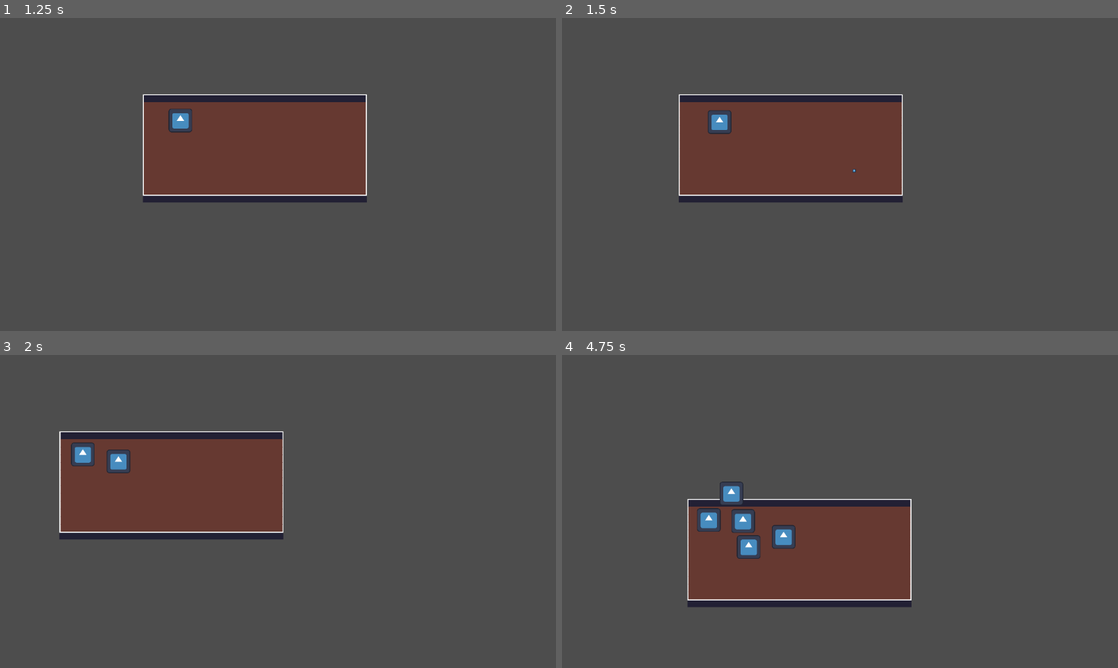
Above: before the commit, frames 1-4 (two rows, left to right).
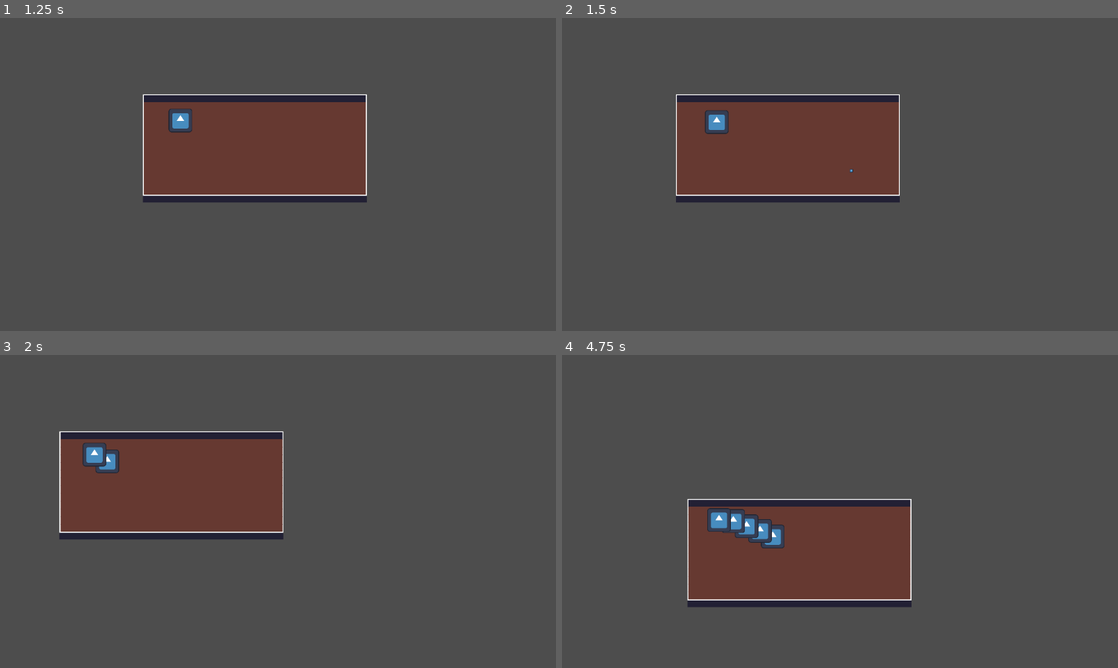
Above: after the commit, the same moments.

Repository: adel-bensalem/shooter
Game: Godot game, scene res://root.tscn
Same seed, same stepped clock (60 frames per second), same inputs: the game is played once before the commit and once after it. The engine's default icon, where the game draws it, is replaced by a stand-in: a white triangle on a blue panel in a dark square.
Inputs (mouse positions are in pixels of both pictures, inside the frame that each line leads up to):
- Up to frame 1 (1.25 s): click "Start" at 0.5 s
- Up to frame 2 (1.5 s): tap Enter at 1.25 s; move the mouse to (962, 158) at 1.27 s; hold Right (move_right) from 1.28 s (still down); click (962, 158) at 1.35 s
- Up to frame 3 (2 s): keep holding Right (move_right)
- Up to frame 4 (4.75 s): move the mouse to (728, 527) at 2.02 s; release Right (move_right) at 2.03 s; hold Down (move_down) 2.03-2.78 s; click (728, 527) at 2.1 s; move the mouse to (895, 442) at 2.77 s; hold Right (move_right) 2.78-3.53 s; click (895, 442) at 2.85 s; move the mouse to (812, 574) at 3.52 s; hold Up (move_up) 3.53-4.28 s; click (812, 574) at 3.6 s; move the mouse to (1006, 558) at 4.27 s; hold Left (move_left) from 4.28 s (still down); click (1006, 558) at 4.35 s

Frame 1 is identical in both runs. In frame 2, 0.7% of the frame differs, in the area x 20-62%, y 24-59%; in frame 3, 0.7%; in frame 4, 1.6%, in the area x 24-42%, y 40-66%.

Commit message:
update collision layers

Diff:
--- a/common/bullet/bullet.tscn
+++ b/common/bullet/bullet.tscn
@@ -7,6 +7,8 @@
 size = Vector2(8, 7.5)
 
 [node name="Bullet" type="CharacterBody2D"]
+collision_layer = 8
+collision_mask = 5
 script = ExtResource("1_w3iwt")
 
 [node name="Sprite2D" type="Sprite2D" parent="."]
--- a/common/enemy/enemy.tscn
+++ b/common/enemy/enemy.tscn
@@ -7,6 +7,8 @@
 size = Vector2(50.5, 52)
 
 [node name="Enemy" type="CharacterBody2D"]
+collision_layer = 4
+collision_mask = 11
 script = ExtResource("1_ewsu0")
 
 [node name="Sprite2D" type="Sprite2D" parent="."]
--- a/common/player/player.tscn
+++ b/common/player/player.tscn
@@ -6,6 +6,8 @@
 size = Vector2(17, 16)
 
 [node name="Player" type="CharacterBody2D"]
+collision_layer = 2
+collision_mask = 5
 script = ExtResource("1_gi2mb")
 
 [node name="CollisionShape2D" type="CollisionShape2D" parent="."]
--- a/project.godot
+++ b/project.godot
@@ -59,3 +59,10 @@
 [internationalization]
 
 locale/translations=PackedStringArray("res://locales/locals.en.translation", "res://locales/locals.fr.translation")
+
+[layer_names]
+
+2d_physics/layer_1="Walls"
+2d_physics/layer_2="Players"
+2d_physics/layer_3="Enemies"
+2d_physics/layer_4="Bullets"
